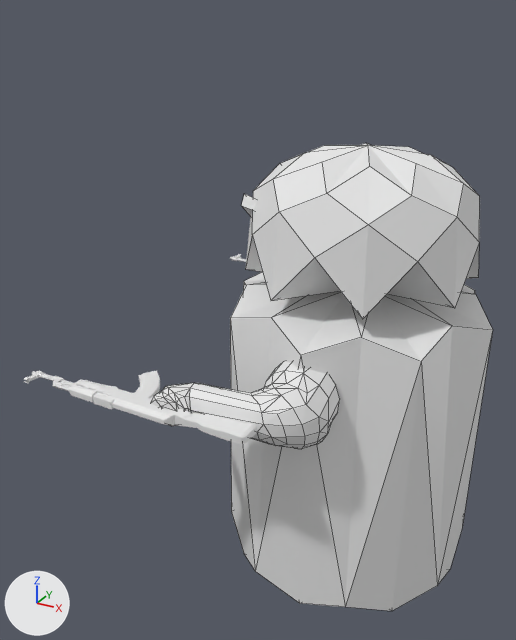
The Blender file AuxiliarFolder/robit.blend: old version first, new version second.
The view is the same before and after, from a camera (50 mm lens) standing at (2.09, -4.33, 1.75) and looking at (-0.95, 1.2, -1.02). The axes (+X, +Y, +Z) are drawn at lower left. The lights are the same throughout. Mesh edges are drawn as thin lines on the coarser meshes.

Objects in the first picture: 'ak47_black.001', 'ak47_brown.001', 'arm', 'head'.
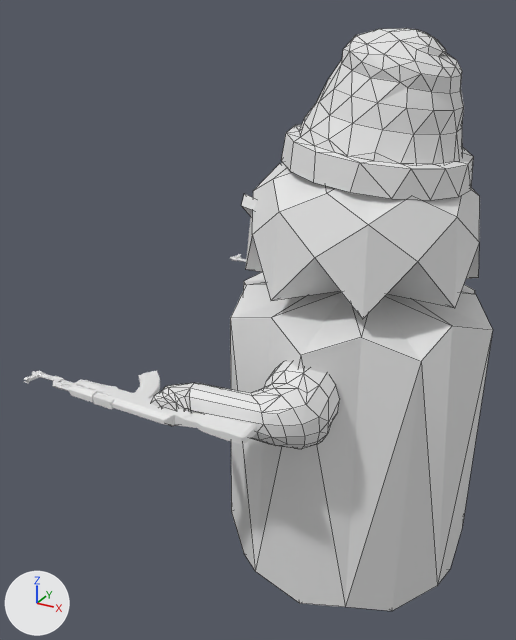
Changed parts and their boxes [x1, y1, x2, y2] in the pictures (516 x 640 px):
'Circle', added: after [281, 28, 474, 200]

What the commit changed:
Mesh me_circle_002 is new.
It has 166 vertices, 255 faces and spans x -0.92..1.11, y -1.02..1.02, z -0.34..1.19.
Object 'Circle' (ob_circle) is new; it shows me_circle_002.
Its location is (-0.01, 1.39, 0.66).
Its scale is (0.776, 0.776, 0.776).
